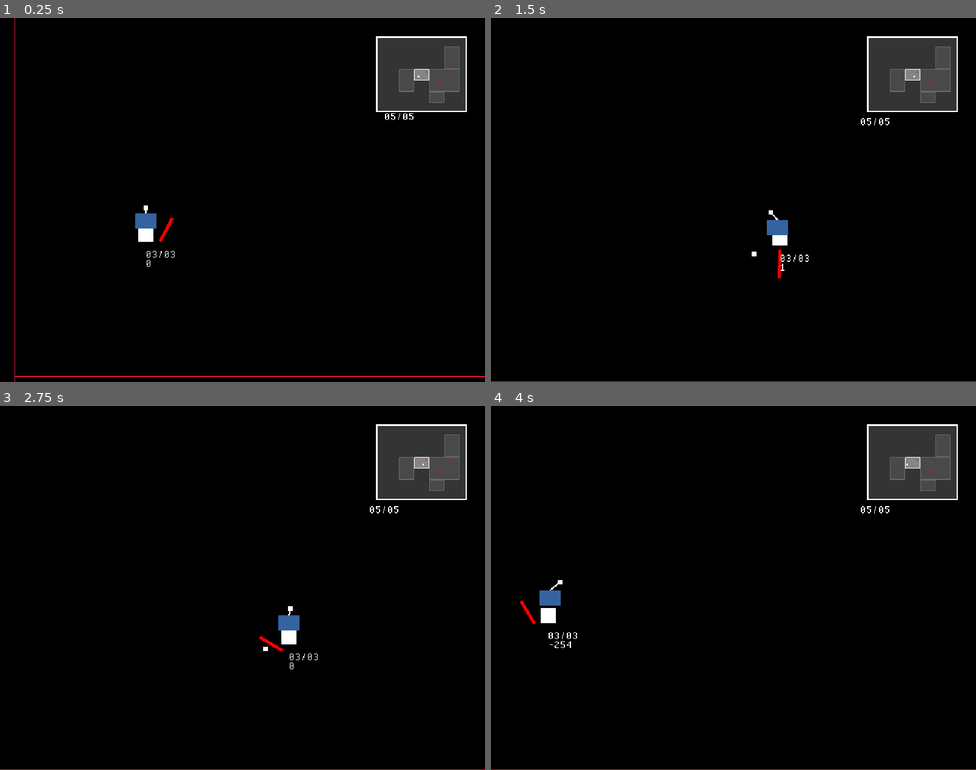
Above: before the commit, frames 1-4 (two rows, left to right).
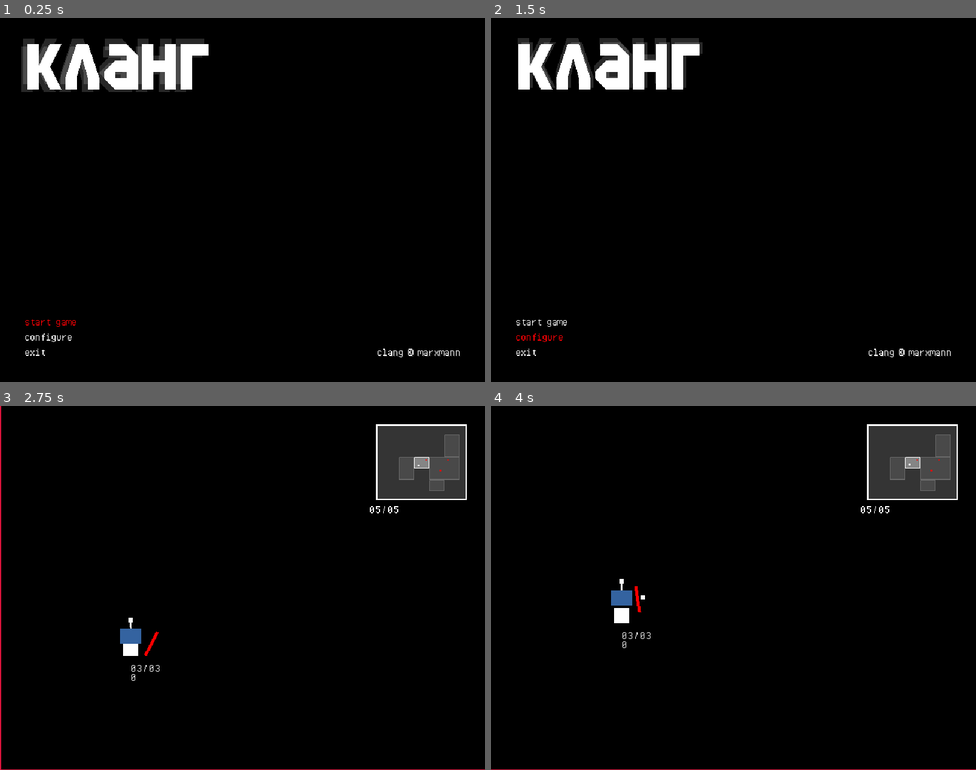
Above: after the commit, the same moments.

Repository: jeffinitup/clang-game
Game: Godot game, scene res://scene/main.tscn
The game is run twice, just before and just after one commit, with the same random seed, the same clock (stepped at 60 frames per second) and the same inputs.
Inputs (mouse positions are in pixels of both pictures, inside the frame that each line leads up to):
- Up to frame 1 (0.25 s): no input
- Up to frame 2 (1.5 s): click (539, 338) at 0.5 s, where only the run after the commit has a clickable "configure"; click (524, 352) at 1.25 s, where only the run after the commit has a clickable "back"
- Up to frame 3 (2.75 s): click (48, 708) at 2 s, where only the run after the commit has a clickable "start game"
- Up to frame 4 (4 s): tap Enter at 2.75 s; move the mouse to (757, 588) at 2.77 s; press the mouse at (757, 588) at 2.78 s; hold W (up) from 2.78 s (still down); tap Space (jump) at 3.02, 3.77 s; move the mouse to (709, 588) at 3.52 s; release the mouse at (709, 588) at 3.53 s; right-click (709, 588) at 3.6 s

The runs differ from the first frame. In frame 1, 9.5% of the frame differs, in the area x 3-100%, y 0-100%; in frame 2, 8.8%; in frame 3, 1.0%; in frame 4, 0.9%.

Commit message:
finish up title screen

Diff:
--- /dev/null
+++ b/asset/theme_ui.tres
@@ -0,0 +1,60 @@
+[gd_resource type="Theme" load_steps=13 format=3 uid="uid://cwhstwqgcmq20"]
+
+[ext_resource type="FontFile" uid="uid://ignnmxnvl5os" path="res://asset/font/PixelOperatorMono.ttf" id="1_bqhnl"]
+
+[sub_resource type="FontVariation" id="FontVariation_3w7tl"]
+base_font = ExtResource("1_bqhnl")
+spacing_glyph = -1
+spacing_space = -2
+
+[sub_resource type="StyleBoxEmpty" id="StyleBoxEmpty_yxrgl"]
+
+[sub_resource type="StyleBoxEmpty" id="StyleBoxEmpty_sqvrg"]
+
+[sub_resource type="StyleBoxEmpty" id="StyleBoxEmpty_i8y1b"]
+
+[sub_resource type="StyleBoxEmpty" id="StyleBoxEmpty_beguf"]
+
+[sub_resource type="StyleBoxEmpty" id="StyleBoxEmpty_vee48"]
+
+[sub_resource type="Gradient" id="Gradient_l8qu5"]
+interpolation_mode = 1
+offsets = PackedFloat32Array(1)
+colors = PackedColorArray(0.537012, 0.537011, 0.537011, 1)
+
+[sub_resource type="GradientTexture2D" id="GradientTexture2D_ayav4"]
+gradient = SubResource("Gradient_l8qu5")
+width = 12
+height = 12
+
+[sub_resource type="Gradient" id="Gradient_l0agg"]
+interpolation_mode = 1
+offsets = PackedFloat32Array(1)
+colors = PackedColorArray(1, 1, 1, 1)
+
+[sub_resource type="GradientTexture2D" id="GradientTexture2D_ftjxw"]
+gradient = SubResource("Gradient_l0agg")
+width = 12
+height = 12
+
+[sub_resource type="StyleBoxFlat" id="StyleBoxFlat_24oy1"]
+bg_color = Color(0.187176, 0.187176, 0.187176, 1)
+corner_detail = 1
+expand_margin_top = 2.0
+expand_margin_bottom = 2.0
+anti_aliasing = false
+
+[resource]
+default_font = SubResource("FontVariation_3w7tl")
+default_font_size = 16
+Button/colors/font_color = Color(1, 1, 1, 1)
+Button/colors/font_focus_color = Color(1, 0, 0.0166664, 1)
+Button/fonts/font = SubResource("FontVariation_3w7tl")
+Button/styles/disabled = SubResource("StyleBoxEmpty_yxrgl")
+Button/styles/focus = SubResource("StyleBoxEmpty_sqvrg")
+Button/styles/hover = SubResource("StyleBoxEmpty_i8y1b")
+Button/styles/normal = SubResource("StyleBoxEmpty_beguf")
+Button/styles/pressed = SubResource("StyleBoxEmpty_vee48")
+HSlider/icons/grabber = SubResource("GradientTexture2D_ayav4")
+HSlider/icons/grabber_highlight = SubResource("GradientTexture2D_ftjxw")
+HSlider/styles/slider = SubResource("StyleBoxFlat_24oy1")
--- a/project.godot
+++ b/project.godot
@@ -45,6 +45,20 @@
 
 [input]
 
+ui_accept={
+"deadzone": 0.5,
+"events": [Object(InputEventKey,"resource_local_to_scene":false,"resource_name":"","device":0,"window_id":0,"alt_pressed":false,"shift_pressed":false,"ctrl_pressed":false,"meta_pressed":false,"pressed":false,"keycode":4194309,"physical_keycode":0,"key_label":0,"unicode":0,"location":0,"echo":false,"script":null)
+, Object(InputEventKey,"resource_local_to_scene":false,"resource_name":"","device":0,"window_id":0,"alt_pressed":false,"shift_pressed":false,"ctrl_pressed":false,"meta_pressed":false,"pressed":false,"keycode":4194310,"physical_keycode":0,"key_label":0,"unicode":0,"location":0,"echo":false,"script":null)
+, Object(InputEventKey,"resource_local_to_scene":false,"resource_name":"","device":0,"window_id":0,"alt_pressed":false,"shift_pressed":false,"ctrl_pressed":false,"meta_pressed":false,"pressed":false,"keycode":32,"physical_keycode":0,"key_label":0,"unicode":32,"location":0,"echo":false,"script":null)
+, Object(InputEventJoypadButton,"resource_local_to_scene":false,"resource_name":"","device":-1,"button_index":0,"pressure":0.0,"pressed":true,"script":null)
+]
+}
+ui_select={
+"deadzone": 0.5,
+"events": [Object(InputEventJoypadButton,"resource_local_to_scene":false,"resource_name":"","device":0,"button_index":0,"pressure":0.0,"pressed":true,"script":null)
+, Object(InputEventKey,"resource_local_to_scene":false,"resource_name":"","device":0,"window_id":0,"alt_pressed":false,"shift_pressed":false,"ctrl_pressed":false,"meta_pressed":false,"pressed":false,"keycode":32,"physical_keycode":0,"key_label":0,"unicode":32,"location":0,"echo":false,"script":null)
+]
+}
 up={
 "deadzone": 0.5,
 "events": [Object(InputEventKey,"resource_local_to_scene":false,"resource_name":"","device":-1,"window_id":0,"alt_press …(192 unchanged characters)…
--- a/scene/main.tscn
+++ b/scene/main.tscn
@@ -1,10 +1,10 @@
 [gd_scene load_steps=3 format=3 uid="uid://cv7e0yvs60hx0"]
 
 [ext_resource type="Script" path="res://scripts/scene_loader.gd" id="1_rdu05"]
-[ext_resource type="PackedScene" uid="uid://cw0732uifkxxm" path="res://scene/level.tscn" id="2_knlhl"]
+[ext_resource type="PackedScene" uid="uid://cddkj86qmc2fi" path="res://scene/titlescreen.tscn" id="2_gtwfi"]
 
 [node name="main" type="Node"]
 
 [node name="scene_loader" type="Node" parent="."]
 script = ExtResource("1_rdu05")
-start = ExtResource("2_knlhl")
+start = ExtResource("2_gtwfi")
--- a/scene/titlescreen.tscn
+++ b/scene/titlescreen.tscn
@@ -1,8 +1,21 @@
-[gd_scene load_steps=15 format=3 uid="uid://cddkj86qmc2fi"]
+[gd_scene load_steps=11 format=3 uid="uid://cddkj86qmc2fi"]
 
 [ext_resource type="FontFile" uid="uid://dreclkhvqjl2p" path="res://asset/font/DeltaBlock-Regular.ttf" id="1_6yf7h"]
 [ext_resource type="Script" path="res://scripts/titlescreen.gd" id="1_h8vcp"]
+[ext_resource type="Theme" uid="uid://cwhstwqgcmq20" path="res://asset/theme_ui.tres" id="3_1dvo0"]
 [ext_resource type="FontFile" uid="uid://ignnmxnvl5os" path="res://asset/font/PixelOperatorMono.ttf" id="3_joxcs"]
+
+[sub_resource type="GDScript" id="GDScript_hxqu8"]
+resource_name = "titlescreen_scene"
+script/source = "### titlescreen_scene.gd
+extends Scene
+
+func ready_to_start() -> void:
+	level_change_requested.emit(
+		\"uid://cw0732uifkxxm\",
+		SceneLoader.SceneContext.new()
+	)
+"
 
 [sub_resource type="FontVariation" id="FontVariation_w61ex"]
 base_font = ExtResource("1_6yf7h")
@@ -21,29 +34,10 @@
 font_size = 96
 font_color = Color(1, 1, 1, 0.156863)
 
-[sub_resource type="StyleBoxEmpty" id="StyleBoxEmpty_yxrgl"]
-
-[sub_resource type="StyleBoxEmpty" id="StyleBoxEmpty_sqvrg"]
-
-[sub_resource type="StyleBoxEmpty" id="StyleBoxEmpty_i8y1b"]
-
-[sub_resource type="StyleBoxEmpty" id="StyleBoxEmpty_beguf"]
-
-[sub_resource type="StyleBoxEmpty" id="StyleBoxEmpty_vee48"]
-
-[sub_resource type="Theme" id="Theme_rn3ja"]
-default_font = ExtResource("3_joxcs")
-Button/colors/font_focus_color = Color(1, 0, 0.0166664, 1)
-Button/styles/disabled = SubResource("StyleBoxEmpty_yxrgl")
-Button/styles/focus = SubResource("StyleBoxEmpty_sqvrg")
-Button/styles/hover = SubResource("StyleBoxEmpty_i8y1b")
-Button/styles/normal = SubResource("StyleBoxEmpty_beguf")
-Button/styles/pressed = SubResource("StyleBoxEmpty_vee48")
-
 [sub_resource type="FontVariation" id="FontVariation_3w7tl"]
 base_font = ExtResource("3_joxcs")
-spacing_top = -28
-spacing_bottom = -14
+spacing_glyph = -1
+spacing_space = -2
 
 [sub_resource type="LabelSettings" id="LabelSettings_dbbi2"]
 line_spacing = 0.0
@@ -52,13 +46,19 @@
 shadow_size = 0
 shadow_color = Color(0.197937, 0.197937, 0.197937, 1)
 
-[node name="titlescreen" type="Node"]
+[node name="titlescreen" type="Node2D"]
+script = SubResource("GDScript_hxqu8")
+
+[node name="manager" type="Node" parent="."]
 script = ExtResource("1_h8vcp")
 
 [node name="margin" type="MarginContainer" parent="."]
+custom_minimum_size = Vector2(640, 480)
 anchors_preset = 15
 anchor_right = 1.0
 anchor_bottom = 1.0
+offset_right = 640.0
+offset_bottom = 480.0
 grow_horizontal = 2
 grow_vertical = 2
 theme_override_constants/margin_left = 32
@@ -68,6 +68,7 @@
 metadata/_edit_lock_ = true
 
 [node name="title" type="Label" parent="margin"]
+unique_name_in_owner = true
 layout_mode = 2
 size_flags_vertical = 0
 text = "кланг"
@@ -91,12 +92,13 @@
 text = "кланг"
 label_settings = SubResource("LabelSettings_x85us")
 
-[node name="sort" type="VBoxContainer" parent="margin"]
-layout_mode = 2
-size_flags_horizontal = 0
-size_flags_vertical = 8
-
-[node name="start_game" type="Button" parent="margin/sort"]
+[node name="menu_1" type="VBoxContainer" parent="margin"]
+unique_name_in_owner = true
+layout_mode = 2
+size_flags_horizontal = 0
+size_flags_vertical = 8
+
+[node name="start_game" type="Button" parent="margin/menu_1"]
 unique_name_in_owner = true
 layout_mode = 2
 size_flags_horizontal = 0
@@ -105,10 +107,10 @@
 focus_neighbor_bottom = NodePath("../options")
 focus_next = NodePath("../options")
 focus_previous = NodePath("../exit")
-theme = SubResource("Theme_rn3ja")
+theme = ExtResource("3_1dvo0")
 text = "start game"
 
-[node name="options" type="Button" parent="margin/sort"]
+[node name="options" type="Button" parent="margin/menu_1"]
 unique_name_in_owner = true
 layout_mode = 2
 size_flags_horizontal = 0
@@ -117,10 +119,10 @@
 focus_neighbor_bottom = NodePath("../exit")
 focus_next = NodePath("../exit")
 focus_previous = NodePath("../start_game")
-theme = SubResource("Theme_rn3ja")
+theme = ExtResource("3_1dvo0")
 text = "configure"
 
-[node name="exit" type="Button" parent="margin/sort"]
+[node name="exit" type="Button" parent="margin/menu_1"]
 unique_name_in_owner = true
 layout_mode = 2
 size_flags_horizontal = 0
@@ -129,8 +131,77 @@
 focus_neighbor_bottom = NodePath("../start_game")
 focus_next = NodePath("../start_game")
 focus_previous = NodePath("../options")
-theme = SubResource("Theme_rn3ja")
+theme = ExtResource("3_1dvo0")
 text = "exit"
+
+[node name="menu_2" type="VBoxContainer" parent="margin"]
+unique_name_in_owner = true
+visible = false
+layout_mode = 2
+size_flags_horizontal = 0
+size_flags_vertical = 8
+
+[node name="slider" type="HBoxContainer" parent="margin/menu_2"]
+layout_mode = 2
+theme_override_constants/separation = 8
+
+[node name="label" type="Label" parent="margin/menu_2/slider"]
+layout_mode = 2
+size_flags_horizontal = 8
+text = "music 100%"
+label_settings = SubResource("LabelSettings_dbbi2")
+
+[node name="music" type="HSlider" parent="margin/menu_2/slider"]
+unique_name_in_owner = true
+custom_minimum_size = Vector2(100, 0)
+layout_mode = 2
+size_flags_horizontal = 0
+size_flags_vertical = 4
+focus_neighbor_top = NodePath("../../back")
+focus_neighbor_bottom = NodePath("../../slider2/sound")
+focus_next = NodePath("../../slider2/sound")
+focus_previous = NodePath("../../back")
+theme = ExtResource("3_1dvo0")
+max_value = 1.0
+step = 0.05
+value = 1.0
+
+[node name="slider2" type="HBoxContainer" parent="margin/menu_2"]
+layout_mode = 2
+theme_override_constants/separation = 8
+
+[node name="label" type="Label" parent="margin/menu_2/slider2"]
+layout_mode = 2
+size_flags_horizontal = 8
+text = "sound 100%"
+label_settings = SubResource("LabelSettings_dbbi2")
+
+[node name="sound" type="HSlider" parent="margin/menu_2/slider2"]
+unique_name_in_owner = true
+custom_minimum_size = Vector2(100, 0)
+layout_mode = 2
+size_flags_horizontal = 0
+size_flags_vertical = 4
+focus_neighbor_top = NodePath("../../slider/music")
+focus_neighbor_bottom = NodePath("../../back")
+focus_next = NodePath("../../back")
+focus_previous = NodePath("../../slider/music")
+theme = ExtResource("3_1dvo0")
+max_value = 1.0
+step = 0.05
+value = 1.0
+
+[node name="back" type="Button" parent="margin/menu_2"]
+layout_mode = 2
+size_flags_horizontal = 0
+size_flags_vertical = 8
+focus_neighbor_top = NodePath("../slider2/sound")
+focus_neighbor_bottom = NodePath("../slider/music")
+focus_next = NodePath("../slider/music")
+focus_previous = NodePath("../slider2/sound")
+theme = ExtResource("3_1dvo0")
+keep_pressed_outside = true
+text = "back"
 
 [node name="copyright" type="Label" parent="margin"]
 layout_mode = 2
@@ -138,3 +209,11 @@
 size_flags_vertical = 8
 text = "clang © marxmann"
 label_settings = SubResource("LabelSettings_dbbi2")
+
+[connection signal="ready_to_start" from="manager" to="." method="ready_to_start"]
+[connection signal="pressed" from="margin/menu_1/start_game" to="manager" method="start_pressed"]
+[connection signal="pressed" from="margin/menu_1/options" to="manager" method="configure_pressed"]
+[connection signal="pressed" from="margin/menu_1/exit" to="manager" method="exit_pressed"]
+[connection signal="value_changed" from="margin/menu_2/slider/music" to="manager" method="music_changed"]
+[connection signal="value_changed" from="margin/menu_2/slider2/sound" to="manager" method="sound_changed"]
+[connection signal="pressed" from="margin/menu_2/back" to="manager" method="back_pressed"]
--- a/scripts/level.gd
+++ b/scripts/level.gd
@@ -1,5 +1,5 @@
 ### level.gd
-class_name Level extends Node2D
+class_name Level extends Scene
 
 ## Fired when reload is requested
 signal reload_requested()
--- /dev/null
+++ b/scripts/scene.gd
@@ -0,0 +1,5 @@
+### scene.gd
+class_name Scene extends Node2D
+
+## Fired when a level change is requested
+signal level_change_requested(scene : Variant, context : SceneLoader.SceneContext)
--- a/scripts/scene_loader.gd
+++ b/scripts/scene_loader.gd
@@ -22,31 +22,33 @@
 func _ready() -> void:
 	load_scene_packed(start)
 
-func load_scene_packed(
-	ps : PackedScene,
-	sc : SceneContext = SceneContext.new()
-	) -> Node:
+func scene_change_requested(scene : Variant, context : SceneContext) -> void:
+	if scene is int:
+		load_scene_id(scene, context)
+	if scene is String:
+		load_scene(scene, context)
+	if scene is PackedScene:
+		load_scene_packed(scene, context)
+
+func load_scene_packed(ps : PackedScene, sc : SceneContext = SceneContext.new()) -> Node:
 	if current_scene:
 		current_scene.queue_free()
 	current_scene = ps.instantiate()
 
 	add_child(current_scene)
 
+	if current_scene is Scene:
+		current_scene.level_change_requested.connect(scene_change_requested.bind())
+
 	if current_scene is Level:
 		level_setup(ps, sc)
 
 	return current_scene
 
-func load_scene(
-	path : String,
-	sc : SceneContext = SceneContext.new()
-	) -> Node:
+func load_scene(path : String, sc : SceneContext = SceneContext.new()) -> Node:
 	return load_scene_packed(load(path))
 
-func load_scene_id(
-	id : int,
-	sc : SceneContext = SceneContext.new()
-	) -> Node:
+func load_scene_id(id : int, sc : SceneContext = SceneContext.new()) -> Node:
 	return load_scene(id_to_path(id))
 
 func id_to_path(id : int) -> String:
--- a/scripts/titlescreen.gd
+++ b/scripts/titlescreen.gd
@@ -1,17 +1,57 @@
 ### titlescreen.gd
 extends Node
 
+## Fired when ready to start
+signal ready_to_start()
+
 ## Title node
-@onready var title : Label = get_node("margin/title")
+@onready var title : Label = %title
 ## Title effect nodes
 @onready var title_effect : Array[Label] = [
 	title.get_node("effect1"), title.get_node("effect2")
 ]
+## Menu nodes
+@onready var menus : Array[Control] = [
+	%menu_1, %menu_2
+]
 
-func _process(delta: float) -> void:
+func _ready() -> void:
+	%start_game.grab_focus()
+
+func _process(_delta : float) -> void:
 	var time := Time.get_ticks_usec() / 100000.0
 	var pos : int = 0
 	for effect in title_effect:
 		effect.position.x = sin(time / (7.25 if pos != 1 else -4.5)) * 8
 		effect.position.y = sin(time / (-5.5 if pos != 1 else 7.5)) * 8
 		pos += 1
+
+## Menu Layer 1
+##------------------------------------------------------------------------------
+
+func start_pressed() -> void:
+	ready_to_start.emit()
+
+func configure_pressed() -> void:
+	menus[0].visible = false
+	menus[1].visible = true
+	%music.grab_focus()
+
+func exit_pressed() -> void:
+	get_tree().root.close_requested.emit()
+
+## Menu Layer 2 ( Config )
+##------------------------------------------------------------------------------
+
+func music_changed(value : float) -> void:
+	var label := %music.get_parent().get_node("label")
+	label.text = "music %03d%%" % (value * 100.0)
+
+func sound_changed(value : float) -> void:
+	var label := %sound.get_parent().get_node("label")
+	label.text = "sound %03d%%" % (value * 100.0)
+
+func back_pressed() -> void:
+	menus[0].visible = true
+	menus[1].visible = false
+	%options.grab_focus()
